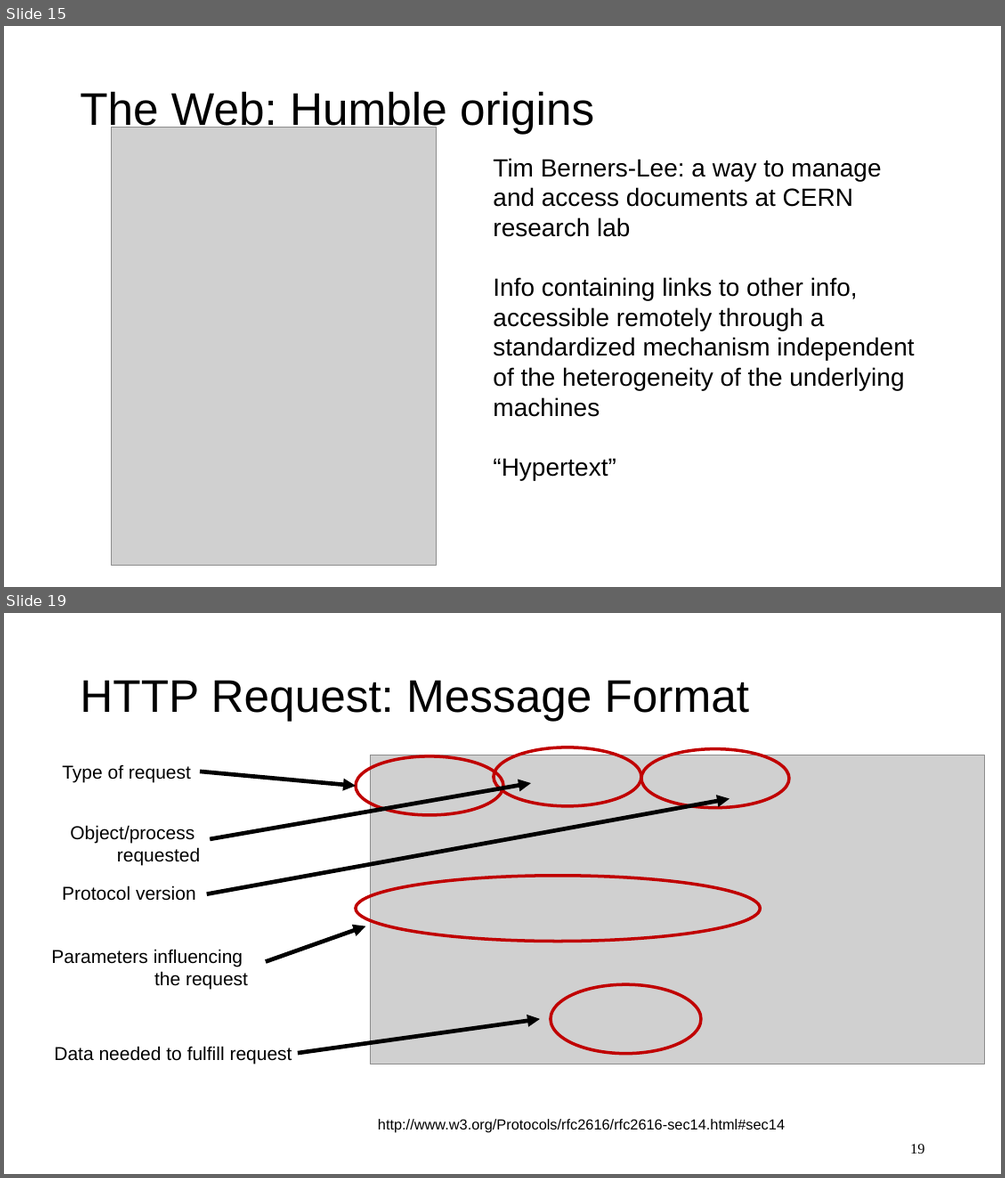
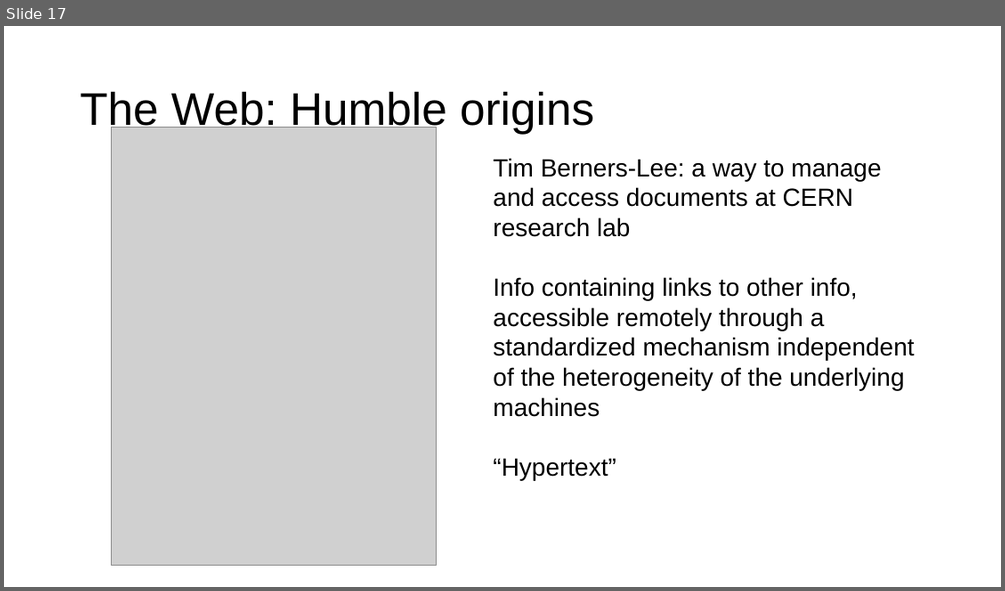
Before and after one commit to ngsrinivas/coursegen, a slide deck: ex/352-F24/staging/352-F24/lectures/05-app-dns-http.pptx. Shown one above the other, each under a label of ours: slides 15 and 19 before the commit, slide 17 after it; the slides between them are not shown. The pictures are 1005x1178 and 1005x591 pixels, drawn with LibreOffice and Linux fonts; fonts in the diff are those of the drawing; grey boxes stand for pictures. Boxes give left, top, right and bottom in pixels: in the first picture for what was removed or moved away, otherwise in the second. Text is boxed around its words. In the diff, an @@ line names an element or a change of style, - is before the commit and + after.

```diff
--- a/ex/352-F24/staging/352-F24/lectures/05-app-dns-http.pptx
+++ b/ex/352-F24/staging/352-F24/lectures/05-app-dns-http.pptx
@@ slide 19 removed at box(4, 613, 1001, 1174), background #FFFFFF @@
@@ title removed at box(80, 680, 749, 721) @@
-HTTP Request: Message Format
@@ text removed at box(62, 765, 191, 782) @@
-Type of request
@@ arrow removed from (200, 771) to (356, 786) @@
@@ ellipse removed at box(356, 756, 503, 816) @@
@@ picture removed at box(371, 755, 985, 1064) @@
@@ ellipse removed at box(494, 747, 642, 807) @@
@@ ellipse removed at box(641, 749, 789, 808) @@
@@ arrow removed from (207, 894) to (729, 798) @@
@@ arrow removed from (210, 839) to (531, 784) @@
@@ text removed at box(70, 825, 200, 866) @@
-Object/process
-requested
@@ ellipse removed at box(356, 876, 760, 941) @@
@@ text removed at box(62, 885, 196, 900) @@
-Protocol version
@@ arrow removed from (266, 962) to (366, 926) @@
@@ text removed at box(51, 949, 248, 989) @@
-Parameters influencing
-the request
@@ ellipse removed at box(550, 985, 701, 1054) @@
@@ arrow removed from (298, 1053) to (540, 1019) @@
@@ text removed at box(54, 1046, 292, 1064) @@
-Data needed to fulfill request
@@ text removed at box(378, 1119, 785, 1133) @@
-http://www.w3.org/Protocols/rfc2616/rfc2616-sec14.html#sec14
@@ page number removed at box(910, 1143, 924, 1153) @@
-19
@@ what was slide 15 is now slide 17 @@
```
Also in this commit, not shown: 15 other slides removed, 4 other files.
